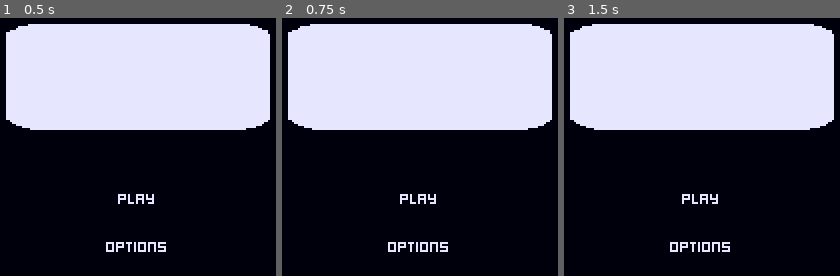
Above: before the commit, frames 1-3 (left to right).
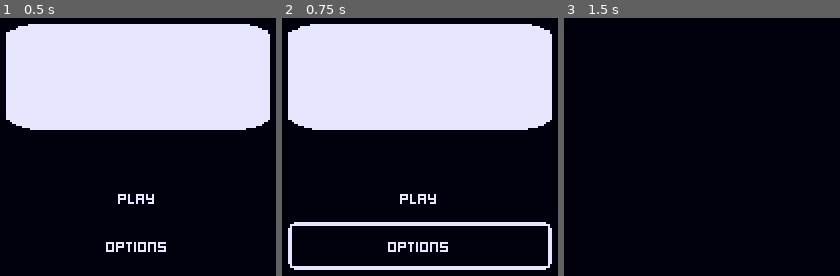
Above: after the commit, the same moments.

Repository: songbirdgamedev/b1t-jam-3-offering
Game: Godot game, scene res://scenes/title_screen.tscn
The game is run twice, just before and just after one commit, with the same random seed, the same clock (stepped at 60 frames per second) and the same inputs. The engine's default icon, where the game draws it, is replaced by a stand-in: a white triangle on a blue panel in a dark square.
Inputs:
- Up to frame 1 (0.5 s): no input
- Up to frame 2 (0.75 s): click "Options" at 0.5 s
- Up to frame 3 (1.5 s): click "Play" at 1.25 s

Frame 1 is identical in both runs. In frame 2, 3.3% of the frame differs, in the area x 2-98%, y 79-98%; in frame 3, 39%, in the area x 2-98%, y 2-91%.

Commit message:
Add level manager script

Diff:
--- a/project.godot
+++ b/project.godot
@@ -18,6 +18,7 @@
 [autoload]
 
 GameManager="*res://scripts/autoloads/game_manager.gd"
+LevelManager="*res://scripts/autoloads/level_manager.gd"
 
 [display]
 
--- a/scenes/game_over.tscn
+++ b/scenes/game_over.tscn
@@ -18,3 +18,4 @@
 material = SubResource("ShaderMaterial_wqhvx")
 offset_right = 320.0
 offset_bottom = 180.0
+mouse_behavior_recursive = 1
--- a/scenes/game_running.tscn
+++ b/scenes/game_running.tscn
@@ -1,6 +1,7 @@
-[gd_scene load_steps=3 format=3 uid="uid://kamqvsxntcfy"]
+[gd_scene load_steps=4 format=3 uid="uid://kamqvsxntcfy"]
 
 [ext_resource type="Shader" uid="uid://d0g20hi08muw6" path="res://resources/1-bit.gdshader" id="1_vrqnk"]
+[ext_resource type="PackedScene" path="res://scenes/text_box.tscn" id="1_vx5he"]
 
 [sub_resource type="ShaderMaterial" id="ShaderMaterial_vx5he"]
 shader = ExtResource("1_vrqnk")
@@ -14,7 +15,11 @@
 offset_bottom = 180.0
 color = Color(0, 0, 0, 1)
 
+[node name="TextBox" parent="CanvasLayer" instance=ExtResource("1_vx5he")]
+offset_top = -50.0
+
 [node name="ShaderRect" type="ColorRect" parent="CanvasLayer"]
 material = SubResource("ShaderMaterial_vx5he")
 offset_right = 320.0
 offset_bottom = 180.0
+mouse_behavior_recursive = 1
--- a/scenes/title_screen.tscn
+++ b/scenes/title_screen.tscn
@@ -18,8 +18,21 @@
 offset_bottom = 180.0
 color = Color(0.06053035, 0.06053035, 0.060530342, 1)
 
-[node name="PlayButton" type="Button" parent="CanvasLayer/Background"]
-layout_mode = 0
+[node name="Logo" type="Sprite2D" parent="CanvasLayer"]
+position = Vector2(160, 64.00001)
+scale = Vector2(1.4999999, 0.625)
+texture = ExtResource("1_sa3yf")
+
+[node name="OptionsButton" type="Button" parent="CanvasLayer"]
+offset_left = 96.0
+offset_top = 140.0
+offset_right = 224.0
+offset_bottom = 160.0
+theme_override_fonts/font = ExtResource("1_s4lrb")
+theme_override_font_sizes/font_size = 8
+text = "Options"
+
+[node name="PlayButton" type="Button" parent="CanvasLayer"]
 offset_left = 96.0
 offset_top = 116.0
 offset_right = 224.0
@@ -28,24 +41,10 @@
 theme_override_font_sizes/font_size = 8
 text = "Play"
 
-[node name="OptionsButton" type="Button" parent="CanvasLayer/Background"]
-layout_mode = 0
-offset_left = 96.0
-offset_top = 140.0
-offset_right = 224.0
-offset_bottom = 160.0
-theme_override_fonts/font = ExtResource("1_s4lrb")
-theme_override_font_sizes/font_size = 8
-text = "Options"
-
-[node name="Logo" type="Sprite2D" parent="CanvasLayer/Background"]
-position = Vector2(160, 64.00001)
-scale = Vector2(1.4999999, 0.625)
-texture = ExtResource("1_sa3yf")
-
 [node name="ShaderRect" type="ColorRect" parent="CanvasLayer"]
 material = SubResource("ShaderMaterial_sa3yf")
 offset_right = 320.0
 offset_bottom = 180.0
+mouse_behavior_recursive = 1
 
-[connection signal="pressed" from="CanvasLayer/Background/PlayButton" to="." method="_on_play_button_pressed"]
+[connection signal="pressed" from="CanvasLayer/PlayButton" to="." method="_on_play_button_pressed"]
--- /dev/null
+++ b/scripts/autoloads/level_manager.gd
@@ -0,0 +1,18 @@
+extends Node
+
+
+func start_game():
+	get_tree().change_scene_to_file("res://scenes/game_running.tscn")
+
+
+func game_over():
+	get_tree().change_scene_to_file("res://scenes/game_over.tscn")
+
+
+func options_menu():
+	# [TODO] implement once options menu exists
+	pass
+
+
+func restart_game():
+	get_tree().change_scene_to_file("res://scenes/title_screen.tscn")
--- a/scripts/title_screen.gd
+++ b/scripts/title_screen.gd
@@ -2,4 +2,4 @@
 
 
 func _on_play_button_pressed() -> void:
-	pass # Replace with function body.
+	LevelManager.start_game()
Not shown, added: scripts/autoloads/level_manager.gd.uid
